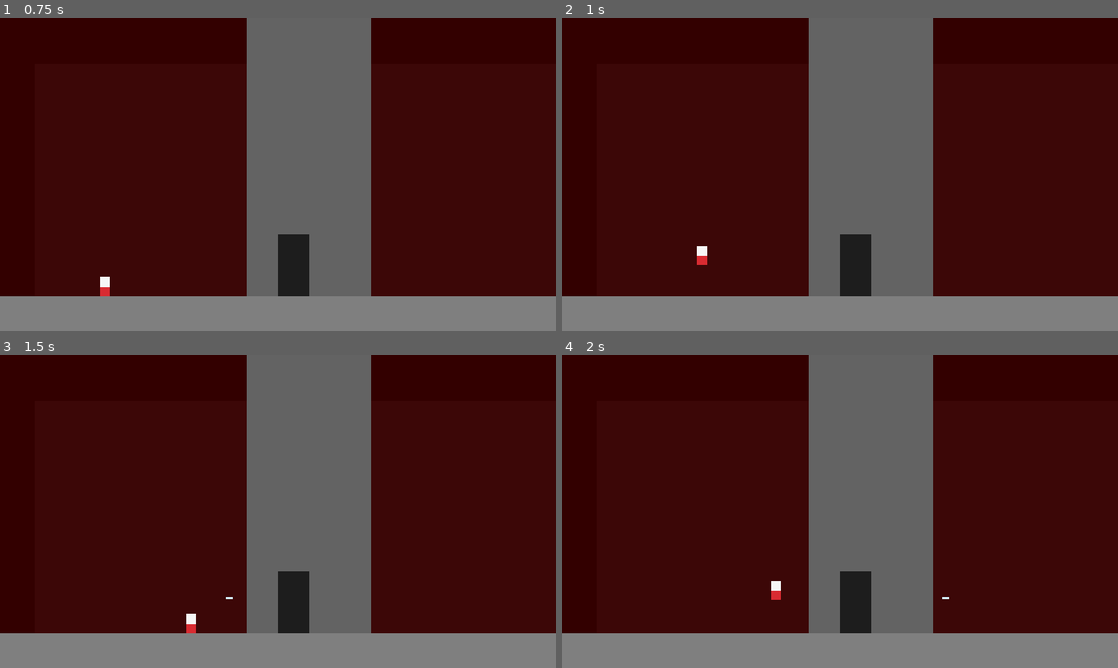
Above: before the commit, frames 1-4 (two rows, left to right).
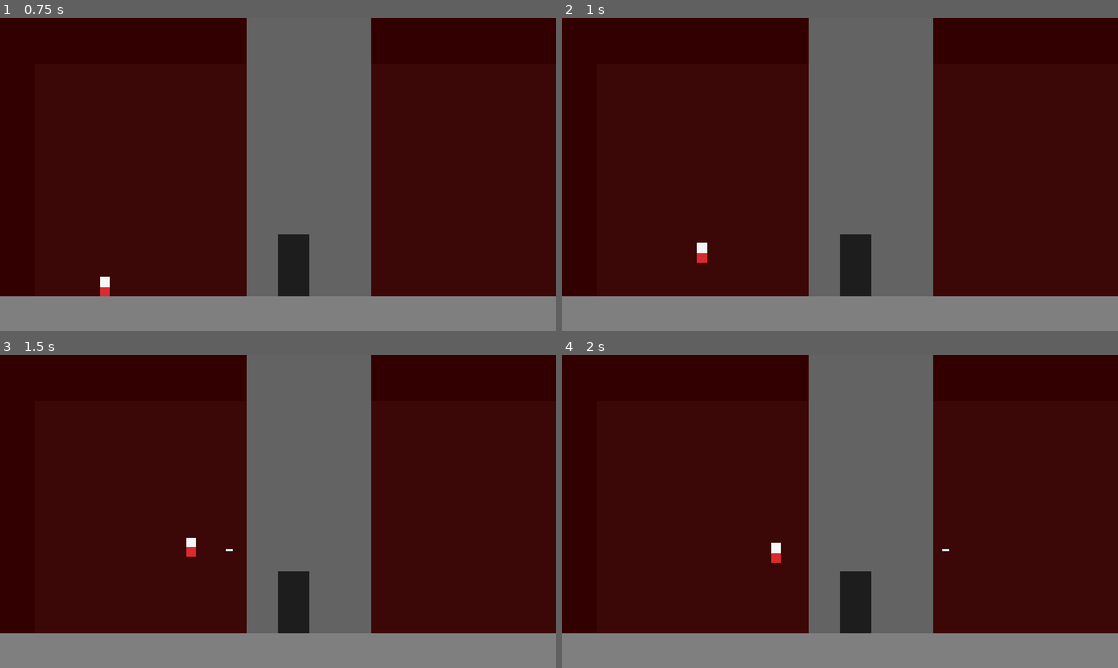
Above: after the commit, the same moments.

Repository: Olulan1/NQaB-agent-side
Game: Godot game, scene res://Intro02.tscn
Same seed, same stepped clock (60 frames per second), same inputs: the game is played once before the commit and once after it. This scene is started directly instead of the project's main scene.
Inputs:
- Up to frame 1 (0.75 s): tap Enter at 0.5 s; hold D from 0.53 s (still down); hold Shift from 0.53 s (still down)
- Up to frame 2 (1 s): keep holding D; keep holding Shift; tap Space at 0.77 s
- Up to frame 3 (1.5 s): keep holding D; release Shift at 1.28 s; tap E at 1.35 s
- Up to frame 4 (2 s): keep holding D; tap Space at 1.52 s

Frame 1 is identical in both runs. In frame 2, less than 0.1% of the frame differs, in the area x 24-27%, y 71-79%; in frame 3, 0.2%; in frame 4, 0.2%, in the area x 37-70%, y 60-79%.

Commit message:
cd-10th-ia

Diff:
--- /dev/null
+++ b/Elevator.tscn
@@ -0,0 +1,29 @@
+[gd_scene format=3]
+
+[ext_resource type="Script" path="res://ScenePortal.gd" id="1_portal_script"]
+
+[sub_resource type="RectangleShape2D" id="1_elevator_shape"]
+size = Vector2(56, 128)
+
+[node name="Elevator" type="Area2D"]
+script = ExtResource("1_portal_script")
+
+[node name="CollisionShape2D" type="CollisionShape2D" parent="."]
+position = Vector2(0, -32)
+shape = SubResource("1_elevator_shape")
+
+[node name="Shaft" type="Polygon2D" parent="."]
+polygon = PackedVector2Array(-28, -96, 28, -96, 28, 32, -28, 32)
+color = Color(0.0705882, 0.145098, 0.168627, 1)
+
+[node name="Door" type="Polygon2D" parent="."]
+polygon = PackedVector2Array(-20, -88, 20, -88, 20, 24, -20, 24)
+color = Color(0.219608, 0.439216, 0.654902, 0.8)
+
+[node name="CenterLine" type="Polygon2D" parent="."]
+polygon = PackedVector2Array(-2, -84, 2, -84, 2, 20, -2, 20)
+color = Color(0.968627, 0.968627, 0.968627, 0.8)
+
+[node name="Indicator" type="Polygon2D" parent="."]
+polygon = PackedVector2Array(-8, -110, 8, -110, 0, -120)
+color = Color(0.85098, 0.172549, 0.192157, 1)
--- /dev/null
+++ b/Floor00.tscn
@@ -0,0 +1,88 @@
+[gd_scene format=3 uid="uid://bnli7e3c3vbp0"]
+
+[ext_resource type="PackedScene" uid="uid://diwcowwmjsvlf" path="res://Player.tscn" id="1_player"]
+[ext_resource type="PackedScene" path="res://Elevator.tscn" id="2_elevator"]
+
+[sub_resource type="RectangleShape2D" id="1_floor_shape"]
+size = Vector2(1360, 72)
+
+[sub_resource type="RectangleShape2D" id="2_left_boundary_shape"]
+size = Vector2(32, 432)
+
+[sub_resource type="RectangleShape2D" id="3_right_boundary_shape"]
+size = Vector2(32, 144)
+
+[node name="Floor00" type="Node2D" unique_id=10237484]
+
+[node name="Backdrop" type="CanvasLayer" parent="." unique_id=959528717]
+layer = -1
+
+[node name="Background" type="ColorRect" parent="Backdrop" unique_id=901171232]
+offset_right = 1280.0
+offset_bottom = 720.0
+color = Color(0.0784314, 0.164706, 0.188235, 1)
+
+[node name="CorridorPanel" type="ColorRect" parent="Backdrop" unique_id=1470932215]
+offset_top = 288.0
+offset_right = 1280.0
+offset_bottom = 432.0
+color = Color(0.141176, 0.317647, 0.352941, 1)
+
+[node name="ExitBand" type="ColorRect" parent="Backdrop" unique_id=526978492]
+offset_left = 1080.0
+offset_top = 384.0
+offset_right = 1240.0
+offset_bottom = 456.0
+rotation = -1.5707964
+color = Color(0.219608, 0.439216, 0.654902, 0.25)
+
+[node name="ReturnBand" type="ColorRect" parent="Backdrop" unique_id=1810756457]
+offset_left = -80.0
+offset_top = 384.0
+offset_right = 80.0
+offset_bottom = 461.90906
+rotation = -1.5707964
+color = Color(0.219608, 0.439216, 0.654902, 0.25)
+
+[node name="FloorVisual" type="ColorRect" parent="Backdrop" unique_id=1600095086]
+offset_top = 360.0
+offset_right = 1280.0
+offset_bottom = 432.0
+color = Color(0.498039, 0.498039, 0.498039, 1)
+
+[node name="ExitLabel" type="Label" parent="Backdrop" unique_id=321466449]
+offset_left = 920.0
+offset_top = 256.0
+offset_right = 1120.0
+offset_bottom = 288.0
+theme_override_colors/font_color = Color(0.968627, 0.968627, 0.968627, 0.9)
+theme_override_font_sizes/font_size = 18
+text = "EXIT ELEVATOR"
+horizontal_alignment = 1
+
+[node name="Floor" type="StaticBody2D" parent="." unique_id=537728461]
+position = Vector2(1024, 420)
+
+[node name="CollisionShape2D" type="CollisionShape2D" parent="Floor" unique_id=1150747848]
+position = Vector2(-424, 0)
+shape = SubResource("1_floor_shape")
+
+[node name="LeftBoundary" type="StaticBody2D" parent="." unique_id=260013190]
+position = Vector2(-16, 360)
+
+[node name="CollisionShape2D" type="CollisionShape2D" parent="LeftBoundary" unique_id=1383109015]
+position = Vector2(-80, -144)
+shape = SubResource("2_left_boundary_shape")
+
+[node name="RightBoundary" type="StaticBody2D" parent="." unique_id=1420994024]
+position = Vector2(1296, 360)
+
+[node name="CollisionShape2D" type="CollisionShape2D" parent="RightBoundary" unique_id=1704224994]
+shape = SubResource("3_right_boundary_shape")
+
+[node name="Player" parent="." unique_id=952308366 instance=ExtResource("1_player")]
+position = Vector2(160, 364)
+
+[node name="ExitElevator" parent="." unique_id=628796693 instance=ExtResource("2_elevator")]
+position = Vector2(1120, 352)
+target_scene_path = "res://Intro01.tscn"
--- /dev/null
+++ b/Floor03.tscn
@@ -0,0 +1,80 @@
+[gd_scene format=3 uid="uid://b7x8edrnv3688"]
+
+[ext_resource type="PackedScene" uid="uid://diwcowwmjsvlf" path="res://Player.tscn" id="1_player"]
+[ext_resource type="PackedScene" path="res://Elevator.tscn" id="2_elevator"]
+
+[sub_resource type="RectangleShape2D" id="1_floor_shape"]
+size = Vector2(1360, 72)
+
+[sub_resource type="RectangleShape2D" id="2_left_boundary_shape"]
+size = Vector2(32, 432)
+
+[sub_resource type="RectangleShape2D" id="3_right_boundary_shape"]
+size = Vector2(32, 144)
+
+[node name="Floor03" type="Node2D" unique_id=10237484]
+
+[node name="Backdrop" type="CanvasLayer" parent="." unique_id=959528717]
+layer = -1
+
+[node name="Background" type="ColorRect" parent="Backdrop" unique_id=901171232]
+offset_right = 1280.0
+offset_bottom = 720.0
+color = Color(0.0784314, 0.164706, 0.188235, 1)
+
+[node name="CorridorPanel" type="ColorRect" parent="Backdrop" unique_id=1470932215]
+offset_top = 288.0
+offset_right = 1280.0
+offset_bottom = 432.0
+color = Color(0.141176, 0.317647, 0.352941, 1)
+
+[node name="ExitBand" type="ColorRect" parent="Backdrop" unique_id=526978492]
+offset_left = 1128.0
+offset_top = 448.0
+offset_right = 1288.0
+offset_bottom = 520.0
+rotation = -1.5707964
+color = Color(0.219608, 0.439216, 0.654902, 0.25)
+
+[node name="FloorVisual" type="ColorRect" parent="Backdrop" unique_id=1600095086]
+offset_top = 360.0
+offset_right = 1280.0
+offset_bottom = 432.0
+color = Color(0.498039, 0.498039, 0.498039, 1)
+
+[node name="ExitLabel" type="Label" parent="Backdrop" unique_id=321466449]
+offset_left = 1052.0
+offset_top = 244.0
+offset_right = 1252.0
+offset_bottom = 276.0
+theme_override_colors/font_color = Color(0.968627, 0.968627, 0.968627, 0.9)
+theme_override_font_sizes/font_size = 18
+text = "EXIT ELEVATOR"
+horizontal_alignment = 1
+
+[node name="Floor" type="StaticBody2D" parent="." unique_id=537728461]
+position = Vector2(1024, 420)
+
+[node name="CollisionShape2D" type="CollisionShape2D" parent="Floor" unique_id=1150747848]
+position = Vector2(-424, 0)
+shape = SubResource("1_floor_shape")
+
+[node name="LeftBoundary" type="StaticBody2D" parent="." unique_id=260013190]
+position = Vector2(-16, 360)
+
+[node name="CollisionShape2D" type="CollisionShape2D" parent="LeftBoundary" unique_id=1383109015]
+position = Vector2(-80, -144)
+shape = SubResource("2_left_boundary_shape")
+
+[node name="RightBoundary" type="StaticBody2D" parent="." unique_id=1420994024]
+position = Vector2(1296, 360)
+
+[node name="CollisionShape2D" type="CollisionShape2D" parent="RightBoundary" unique_id=1704224994]
+shape = SubResource("3_right_boundary_shape")
+
+[node name="Player" parent="." unique_id=952308366 instance=ExtResource("1_player")]
+position = Vector2(160, 364)
+
+[node name="ExitElevator" parent="." unique_id=628796693 instance=ExtResource("2_elevator")]
+position = Vector2(1160, 388)
+target_scene_path = "res://Intro01.tscn"
--- a/Floor1-1.tscn
+++ b/Floor1-1.tscn
@@ -61,12 +61,12 @@
 [node name="Floor" type="StaticBody2D" parent="." unique_id=1091297499]
 position = Vector2(1024, 420)
 
+[node name="CollisionShape2D2" type="CollisionShape2D" parent="Floor" unique_id=942899569]
+position = Vector2(-384, -172)
+shape = SubResource("1_floor_shape")
+
 [node name="CollisionShape2D" type="CollisionShape2D" parent="Floor" unique_id=233699051]
 position = Vector2(-383.75, 0)
-shape = SubResource("1_floor_shape")
-
-[node name="CollisionShape2D" type="CollisionShape2D" parent="Floor/CollisionShape2D" unique_id=942899569]
-position = Vector2(-0.25, -172)
 shape = SubResource("1_floor_shape")
 
 [node name="LeftBoundary" type="StaticBody2D" parent="." unique_id=228714617]
@@ -101,11 +101,10 @@
 shape = SubResource("6_turret_knockback_shape")
 
 [node name="TurretVisual" type="Polygon2D" parent="Turret" unique_id=2026734512]
+color = Color(0.388235, 0.388235, 0.388235, 1)
 polygon = PackedVector2Array(-8, -16, 8, -16, 8, 16, -8, 16)
-color = Color(0.388235, 0.388235, 0.388235, 1)
 
 [node name="FireTimer" type="Timer" parent="Turret" unique_id=2026734513]
-wait_time = 1.0
 autostart = true
 
 [node name="Turret02" type="StaticBody2D" parent="." unique_id=2026734517]
--- /dev/null
+++ b/Intro02.gd
@@ -0,0 +1,9 @@
+extends Node2D
+
+@onready var player: CharacterBody2D = $Player
+@onready var left_spawn: Marker2D = $LeftSpawn
+
+
+func _ready() -> void:
+	if SceneTransition.consume_pending_spawn_name() == "intro02_left":
+		player.global_position = left_spawn.global_position
--- a/Intro02.tscn
+++ b/Intro02.tscn
@@ -2,6 +2,7 @@
 
 [ext_resource type="PackedScene" uid="uid://diwcowwmjsvlf" path="res://Player.tscn" id="1_player"]
 [ext_resource type="Script" uid="uid://1i8folt3x0w8" path="res://ScenePortal.gd" id="2_portal_script"]
+[ext_resource type="Script" uid="uid://cehbmplfysk3c" path="res://Intro02.gd" id="3_intro02_script"]
 
 [sub_resource type="RectangleShape2D" id="1_floor_shape"]
 size = Vector2(1472, 72)
@@ -13,6 +14,7 @@
 size = Vector2(32, 572)
 
 [node name="Intro02" type="Node2D" unique_id=1067762781]
+script = ExtResource("3_intro02_script")
 
 [node name="Backdrop" type="CanvasLayer" parent="." unique_id=624274905]
 layer = -1
@@ -55,6 +57,9 @@
 [node name="Player" parent="." unique_id=1804852992 instance=ExtResource("1_player")]
 position = Vector2(160, 556)
 
+[node name="LeftSpawn" type="Marker2D" parent="." unique_id=1804852993]
+position = Vector2(160, 556)
+
 [node name="ReturnPortal" type="Area2D" parent="." unique_id=1708558279]
 position = Vector2(64, 288)
 script = ExtResource("2_portal_script")
@@ -79,12 +84,11 @@
 color = Color(0.219608, 0.439216, 0.654902, 0.7)
 
 [node name="TowerPortal" type="Area2D" parent="." unique_id=1708558283]
-position = Vector2(512, 288)
+position = Vector2(608, 512)
 script = ExtResource("2_portal_script")
-target_scene_path = "res://Floor1-1.tscn"
+target_scene_path = "res://Floor00.tscn"
 
 [node name="CollisionShape2D" type="CollisionShape2D" parent="TowerPortal" unique_id=1708558284]
-position = Vector2(96, 224)
 shape = SubResource("RectangleShape2D_2vb1t")
 
 [node name="RightBoundary" type="StaticBody2D" parent="." unique_id=1708558285]
--- a/Player.gd
+++ b/Player.gd
@@ -2,9 +2,9 @@
 
 @export var speed: float = 96.0
 @export var crouch_speed: float = 64.0
-@export var jump_velocity: float = -416.0
+@export var jump_velocity: float = -360.0
 @export var sprint_multiplier: float = 3.0
-@export var fall_gravity: float = 1200.0
+@export var fall_gravity: float = 400.0
 @export var knockback_horizontal_speed: float = 160.0
 @export var knockback_vertical_speed: float = -160.0
 @export var knockback_duration: float = 0.14
@@ -50,7 +50,7 @@
 	var jump_held := Input.is_physical_key_pressed(KEY_SPACE)
 	var weak_jump_held := Input.is_physical_key_pressed(KEY_W)
 	if is_on_floor() and weak_jump_held and not weak_jump_was_held and not (jump_held and not jump_was_held):
-		velocity.y = jump_velocity * 0.75
+		velocity.y = jump_velocity * 0.5
 	elif is_on_floor() and jump_held and not jump_was_held:
 		velocity.y = jump_velocity
 	jump_was_held = jump_held
Not shown: 2 places in Floor1-1.tscn that only renumber resources
Not shown, added: Intro02.gd.uid
Not shown, removed: specs/01-foundation-slice/.ralph-state.json
Not shown, changed: .DS_Store
Not shown, changed: specs/01-foundation-slice/.progress.md
Not shown, changed: specs/01-foundation-slice/implementation-plan.md
Not shown, changed: specs/01-foundation-slice/tasks.md
